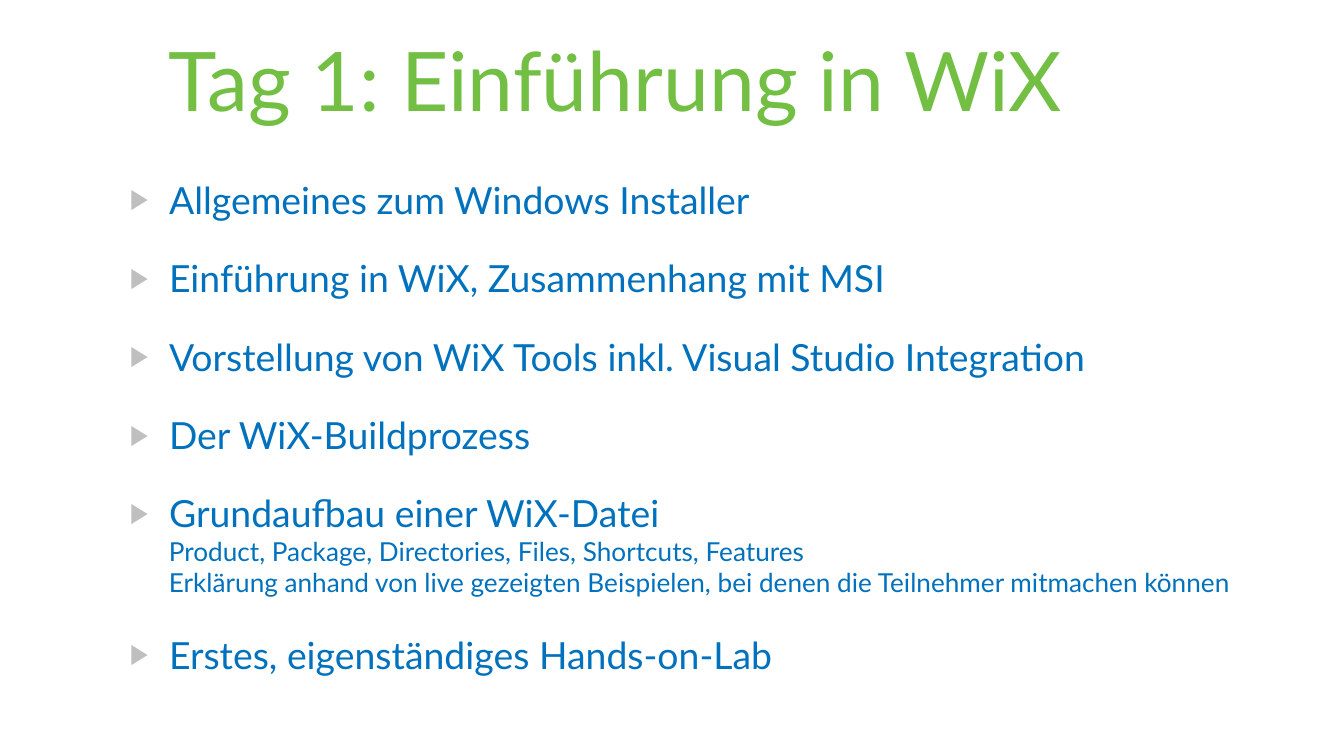
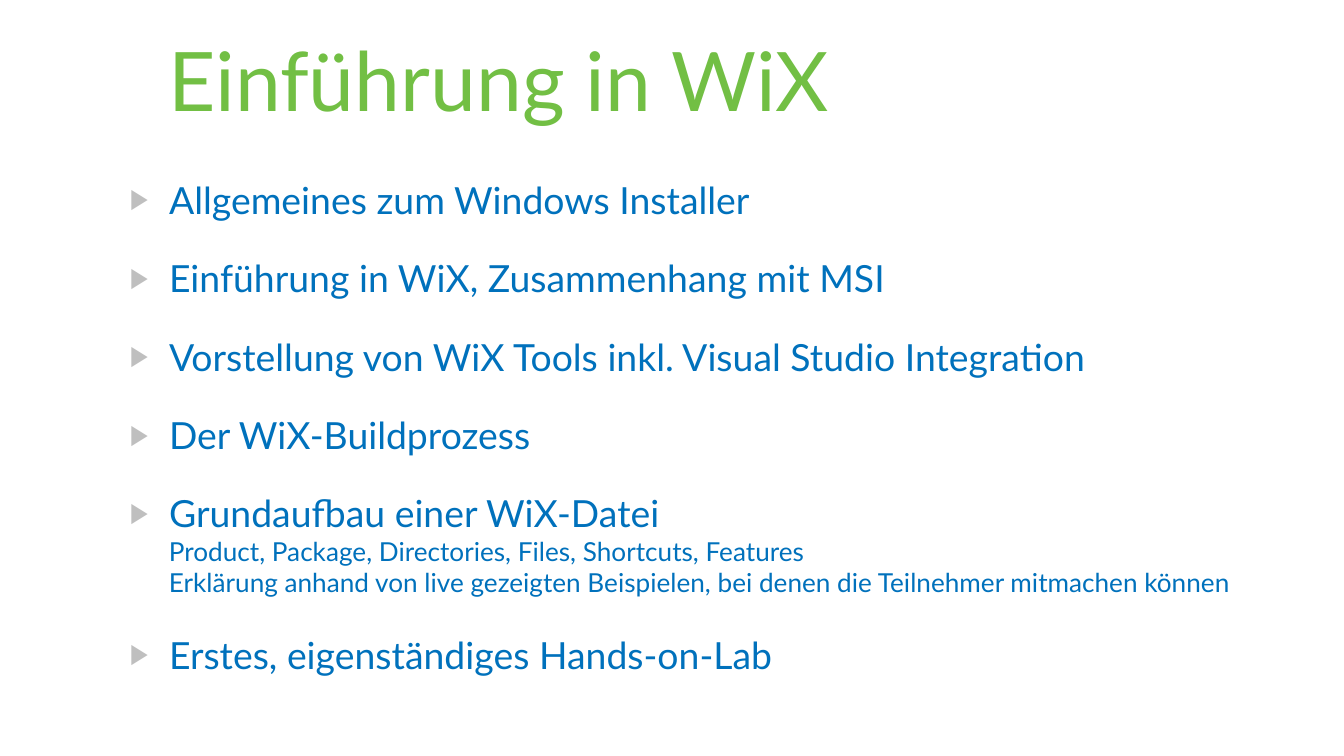
Before and after one commit to rstropek/Samples, a slide deck: slide 3 of WiXSamples/Slides/WiX - Installer Framework.pptx. Drawn at 1344x756 pixels with LibreOffice and Linux fonts; fonts in the diff are those of the drawing. Boxes give left, top, right and bottom in pixels: in the first picture for what was removed or moved away, otherwise in the second. Text is boxed around its words. In the diff, an @@ line names an element or a change of style, - is before the commit and + after.

```diff
--- a/WiXSamples/Slides/WiX - Installer Framework.pptx
+++ b/WiXSamples/Slides/WiX - Installer Framework.pptx
@@ title at (168, 50, 829, 126): text changed @@
-Tag 1: Einführung in WiX
+Einführung in WiX
```
Also in this commit, not shown: 3 other slides changed, 2 slides added.
